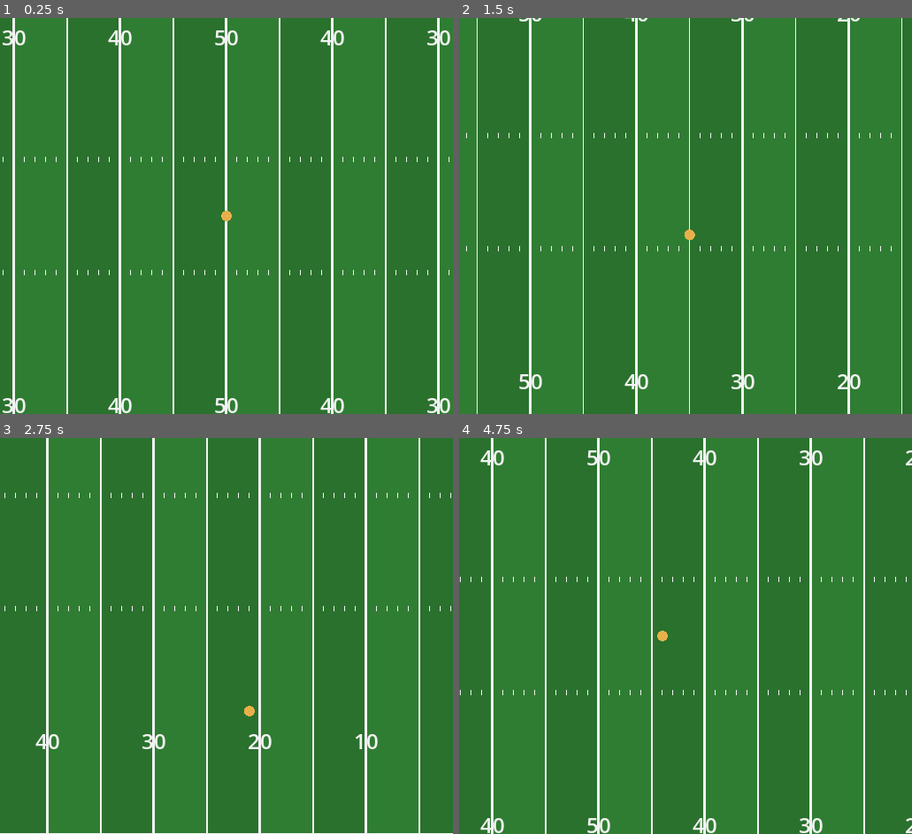
Above: before the commit, frames 1-4 (two rows, left to right).
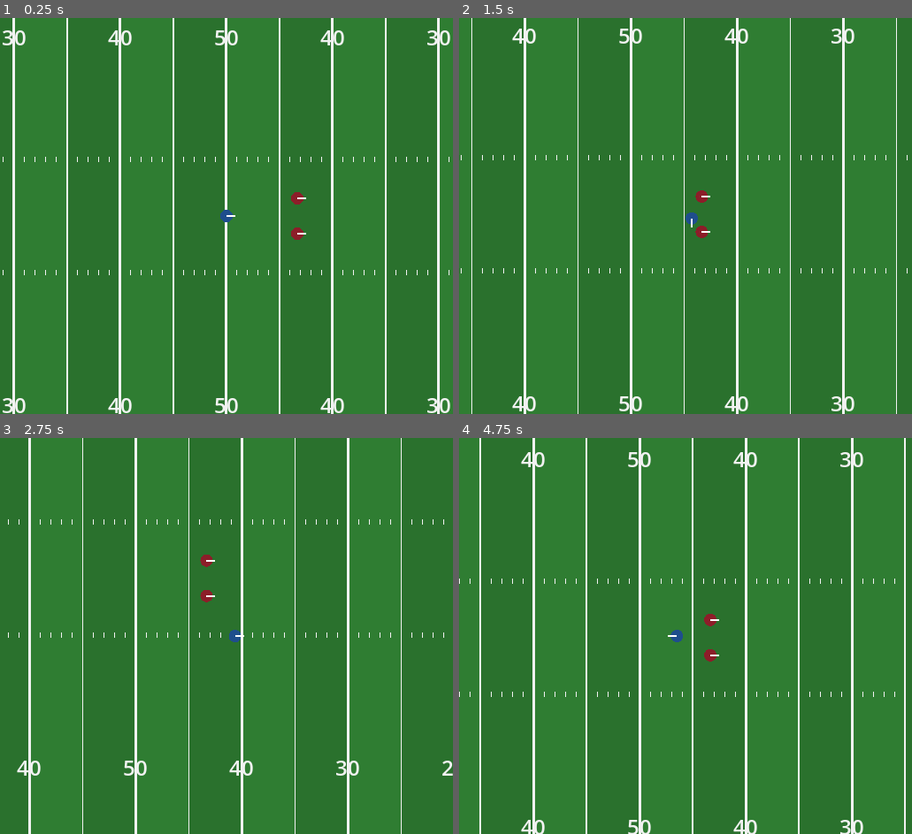
Above: after the commit, the same moments.

Repository: joaorodrigues1994/total-football
Game: Godot game, scene res://scenes/main.tscn
The game is run twice, just before and just after one commit, with the same random seed, the same clock (stepped at 60 frames per second) and the same inputs.
Inputs:
- Up to frame 1 (0.25 s): no input
- Up to frame 2 (1.5 s): tap Enter at 0.5 s; hold Right (ui_right) 0.53-1.28 s; hold Down (ui_down) from 1.28 s (still down)
- Up to frame 3 (2.75 s): release Down (ui_down) at 2.03 s; hold Right (ui_right) from 2.03 s (still down)
- Up to frame 4 (4.75 s): release Right (ui_right) at 2.78 s; hold Up (ui_up) 2.78-3.53 s; hold Left (ui_left) from 3.53 s (still down)

The runs differ from the first frame. In frame 1, 0.2% of the frame differs, in the area x 48-68%, y 43-57%; in frame 2, 8.4%; in frame 3, 8.7%; in frame 4, 10%, in the area x 0-100%, y 0-100%.

Commit message:
Etapa 2: jogador com movimento em 8 direcoes e colisoes
Co-Authored-By: Claude Sonnet 5.5 <noreply@anthropic.com>

Diff:
--- a/scenes/main.tscn
+++ b/scenes/main.tscn
@@ -2,18 +2,30 @@
 
 [ext_resource type="Script" path="res://scripts/field/field.gd" id="1"]
 [ext_resource type="Script" path="res://scripts/camera/match_camera.gd" id="2"]
-[ext_resource type="Script" path="res://scripts/field/debug_target.gd" id="3"]
+[ext_resource type="PackedScene" path="res://scenes/player.tscn" id="3"]
+[ext_resource type="Script" path="res://scripts/input/human_controller.gd" id="4"]
 
 [node name="Main" type="Node2D"]
 
 [node name="Field" type="Node2D" parent="."]
 script = ExtResource("1")
 
-[node name="DebugTarget" type="Node2D" parent="."]
+[node name="Player" parent="." instance=ExtResource("3")]
 position = Vector2(720, 320)
-script = ExtResource("3")
+
+[node name="Dummy1" parent="." instance=ExtResource("3")]
+position = Vector2(800, 300)
+team_color = Color(0.55, 0.12, 0.16, 1)
+
+[node name="Dummy2" parent="." instance=ExtResource("3")]
+position = Vector2(800, 340)
+team_color = Color(0.55, 0.12, 0.16, 1)
+
+[node name="HumanController" type="Node" parent="." node_paths=PackedStringArray("controlled")]
+script = ExtResource("4")
+controlled = NodePath("../Player")
 
 [node name="MatchCamera" type="Camera2D" parent="." node_paths=PackedStringArray("target")]
 position = Vector2(720, 320)
 script = ExtResource("2")
-target = NodePath("../DebugTarget")
+target = NodePath("../Player")
--- /dev/null
+++ b/scenes/player.tscn
@@ -0,0 +1,13 @@
+[gd_scene load_steps=3 format=3]
+
+[ext_resource type="Script" path="res://scripts/entities/player.gd" id="1"]
+
+[sub_resource type="CircleShape2D" id="1"]
+radius = 7.0
+
+[node name="Player" type="CharacterBody2D"]
+motion_mode = 1
+script = ExtResource("1")
+
+[node name="CollisionShape2D" type="CollisionShape2D" parent="."]
+shape = SubResource("1")
--- /dev/null
+++ b/scripts/entities/player.gd
@@ -0,0 +1,35 @@
+class_name Player
+extends CharacterBody2D
+## Atleta em campo. Recebe uma direção desejada (input_dir) de um controlador (humano ou IA).
+
+@export var attributes: PlayerAttributes
+@export var team_color := Color("1f4e8c")
+
+## Direção desejada, definida por quem controla este jogador.
+var input_dir := Vector2.ZERO
+var facing := Vector2.RIGHT
+
+
+func _ready() -> void:
+	if attributes == null:
+		attributes = PlayerAttributes.new()
+
+
+func _physics_process(delta: float) -> void:
+	var dir := input_dir.limit_length(1.0)
+	var max_speed := FieldConstants.yards_to_px(attributes.max_speed_yards())
+	var accel := FieldConstants.yards_to_px(attributes.acceleration_yards())
+	velocity = velocity.move_toward(dir * max_speed, accel * delta)
+	if dir != Vector2.ZERO:
+		facing = dir.normalized()
+	move_and_slide()
+	position = position.clamp(Vector2.ZERO, Vector2(
+		FieldConstants.yards_to_px(FieldConstants.TOTAL_YARDS),
+		FieldConstants.yards_to_px(FieldConstants.WIDTH_YARDS)))
+	queue_redraw()
+
+
+# Visual provisório (substituído pelos sprites do LibreSprite na etapa 3).
+func _draw() -> void:
+	draw_circle(Vector2.ZERO, 7.0, team_color)
+	draw_line(Vector2.ZERO, facing * 10.0, Color.WHITE, 2.0)
--- /dev/null
+++ b/scripts/entities/player_attributes.gd
@@ -0,0 +1,21 @@
+class_name PlayerAttributes
+extends Resource
+## Atributos do jogador. Só os essenciais da Fase 1; novos atributos entram como novos @export.
+## Valores de 1 a 100 (50 = médio), convertidos para unidades de jogo pelos métodos abaixo.
+
+@export_range(1, 100) var speed := 50
+@export_range(1, 100) var acceleration := 50
+@export_range(1, 100) var strength := 50
+@export_range(1, 100) var agility := 50
+@export_range(1, 100) var receiving := 50
+@export_range(1, 100) var pass_accuracy := 50
+
+
+## Velocidade máxima em jardas/segundo.
+func max_speed_yards() -> float:
+	return remap(speed, 1.0, 100.0, 5.0, 10.0)
+
+
+## Aceleração em jardas/segundo².
+func acceleration_yards() -> float:
+	return remap(acceleration, 1.0, 100.0, 15.0, 45.0)
--- a/scripts/field/debug_target.gd
+++ /dev/null
@@ -1,13 +0,0 @@
-extends Node2D
-## TEMPORÁRIO: marcador movido pelas setas só para validar a câmera. Será removido quando a bola existir.
-
-const SPEED := 240.0
-
-
-func _process(delta: float) -> void:
-	position += Input.get_vector("ui_left", "ui_right", "ui_up", "ui_down") * SPEED * delta
-	queue_redraw()
-
-
-func _draw() -> void:
-	draw_circle(Vector2.ZERO, 6.0, Color("e8b04a"))
--- /dev/null
+++ b/scripts/input/human_controller.gd
@@ -0,0 +1,10 @@
+class_name HumanController
+extends Node
+## Lê os direcionais do teclado e os aplica ao jogador controlado.
+
+@export var controlled: Player
+
+
+func _physics_process(_delta: float) -> void:
+	if controlled:
+		controlled.input_dir = Input.get_vector("ui_left", "ui_right", "ui_up", "ui_down")
Not shown, added: scripts/entities/player.gd.uid
Not shown, added: scripts/entities/player_attributes.gd.uid
Not shown, removed: scripts/field/debug_target.gd.uid
Not shown, added: scripts/input/human_controller.gd.uid
